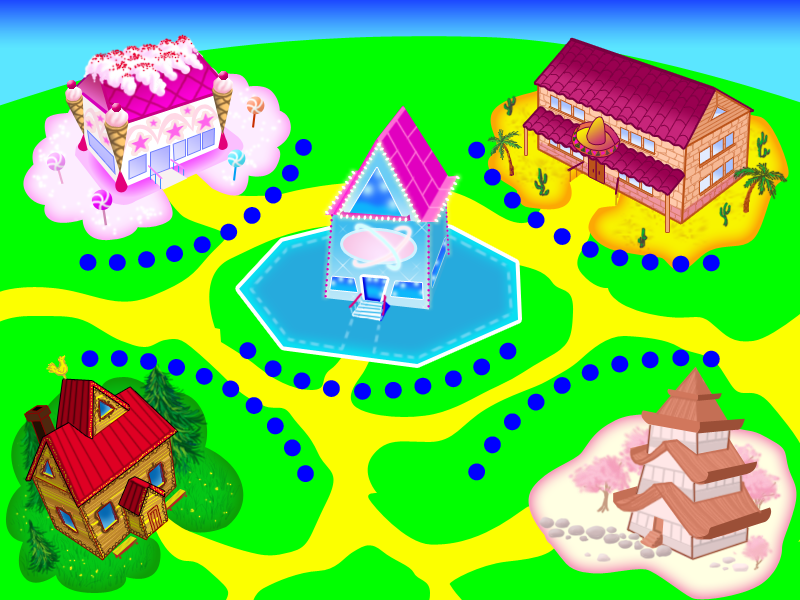
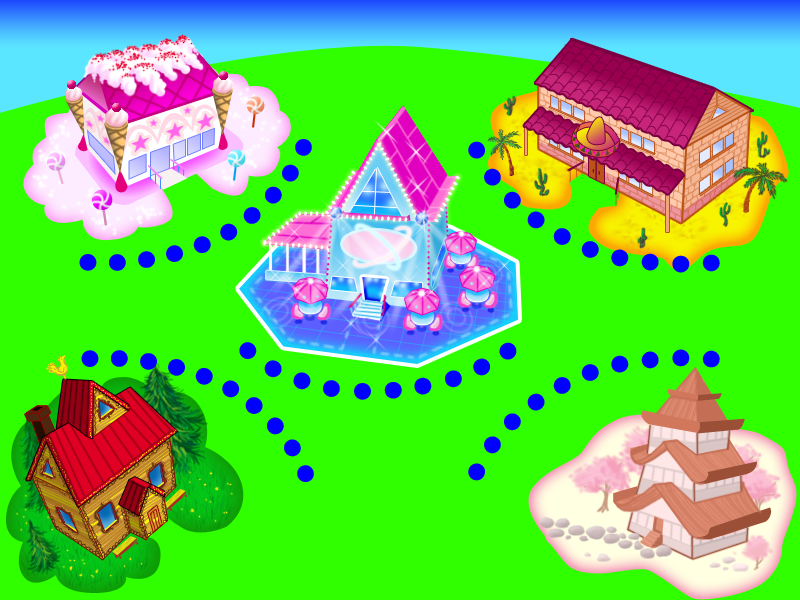
Revision of a layered 800 × 600 image; what changed, layer by layer:
added layer "Слой 83" in group "American" over [272, 120, 517, 352]
added group "диско-лампы" with 4 layers in group "American" over [268, 196, 507, 341]
added layer "Слой 84" in group "диско-лампы" over [317, 196, 448, 246]
added layer "Слой 85" (37%) in group "диско-лампы" over [268, 207, 507, 341]
added group "столик на улице (копия) 3" with 6 layers in group "American" over [424, 234, 499, 314]
added layer "Слой 80 (копия) 3" in group "столик на улице (копия) 3" over [458, 265, 497, 304]
added layer "Слой 81 (копия) 3" in group "столик на улице (копия) 3" over [424, 234, 496, 304]
added group "столик на улице (копия) 4" with 6 layers in group "American" over [414, 204, 480, 274]
added layer "Слой 81 (копия) 4" in group "столик на улице (копия) 4" over [414, 204, 477, 266]
added group "столик на улице (копия) 2" with 6 layers in group "American" over [369, 257, 444, 337]
added layer "Слой 81 (копия) 2" in group "столик на улице (копия) 2" over [369, 257, 441, 327]
added group "столик на улице (копия)" with 6 layers in group "American" over [257, 246, 332, 326]
added layer "Слой 81 (копия)" in group "столик на улице (копия)" over [257, 246, 329, 316]
painted on "Фигура 98" over [353, 167, 398, 216]
added group "танц-площадка" with 8 layers in group "American" over [263, 211, 388, 287]
added layer "Слой 77" in group "танц-площадка" over [272, 213, 339, 248]
added layer "Фигура 104" in group "танц-площадка" over [264, 214, 351, 249]
added layer "Слой 79" in group "танц-площадка" over [263, 263, 329, 287]
added layer "Слой 78" in group "танц-площадка" over [268, 240, 332, 279]
added layer "Слой 86" (25%) in group "American" over [258, 241, 504, 338]
added layer "Слой 87" (49%) in group "American" over [239, 220, 519, 366]
painted on "Фигура 88" over [239, 221, 518, 364]
hid group "Поля" (5 layers) over [0, 36, 800, 600]
painted on "Фигура 1" over [0, 36, 800, 600]
…and 25 more changes (25 added)
